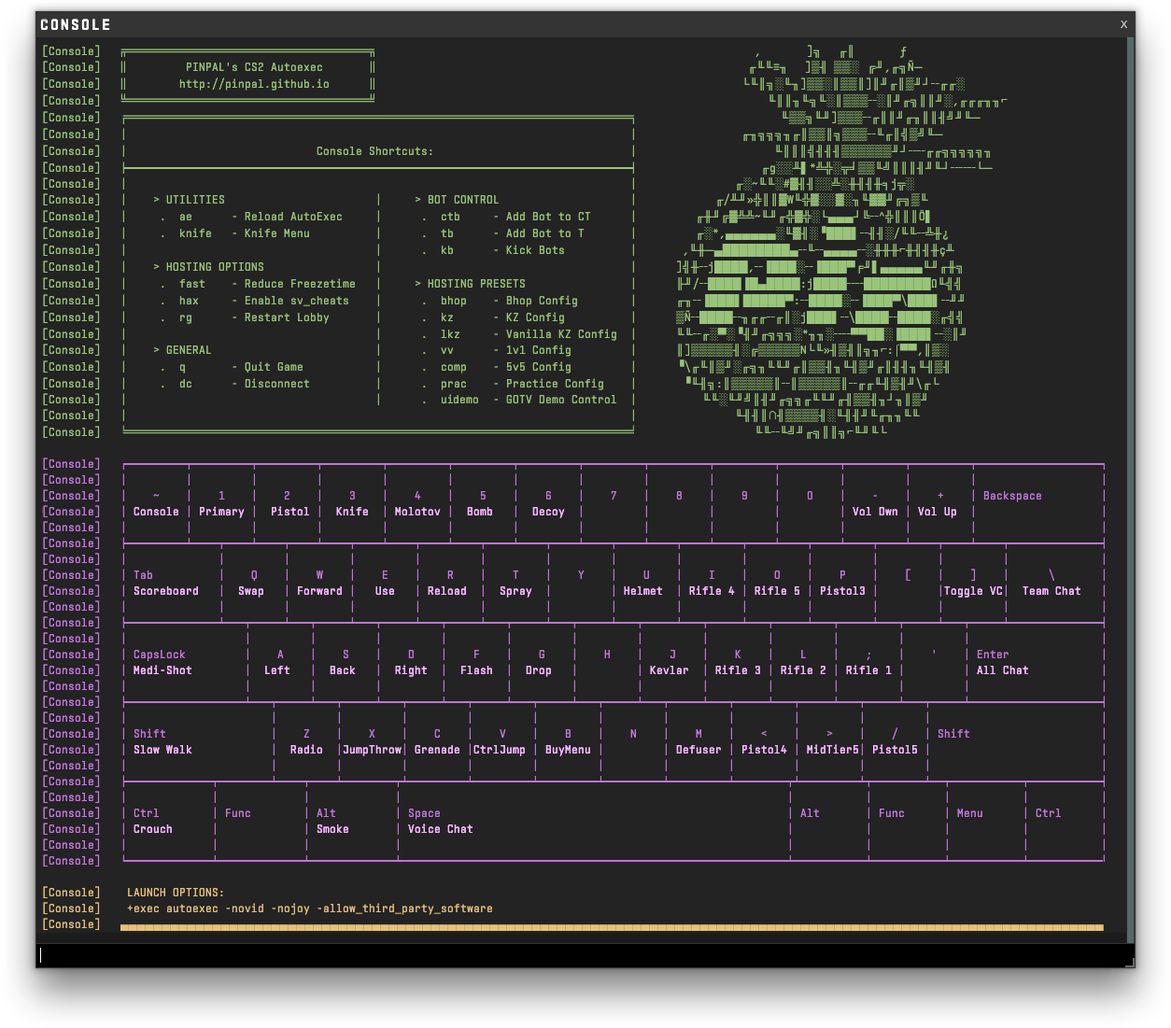
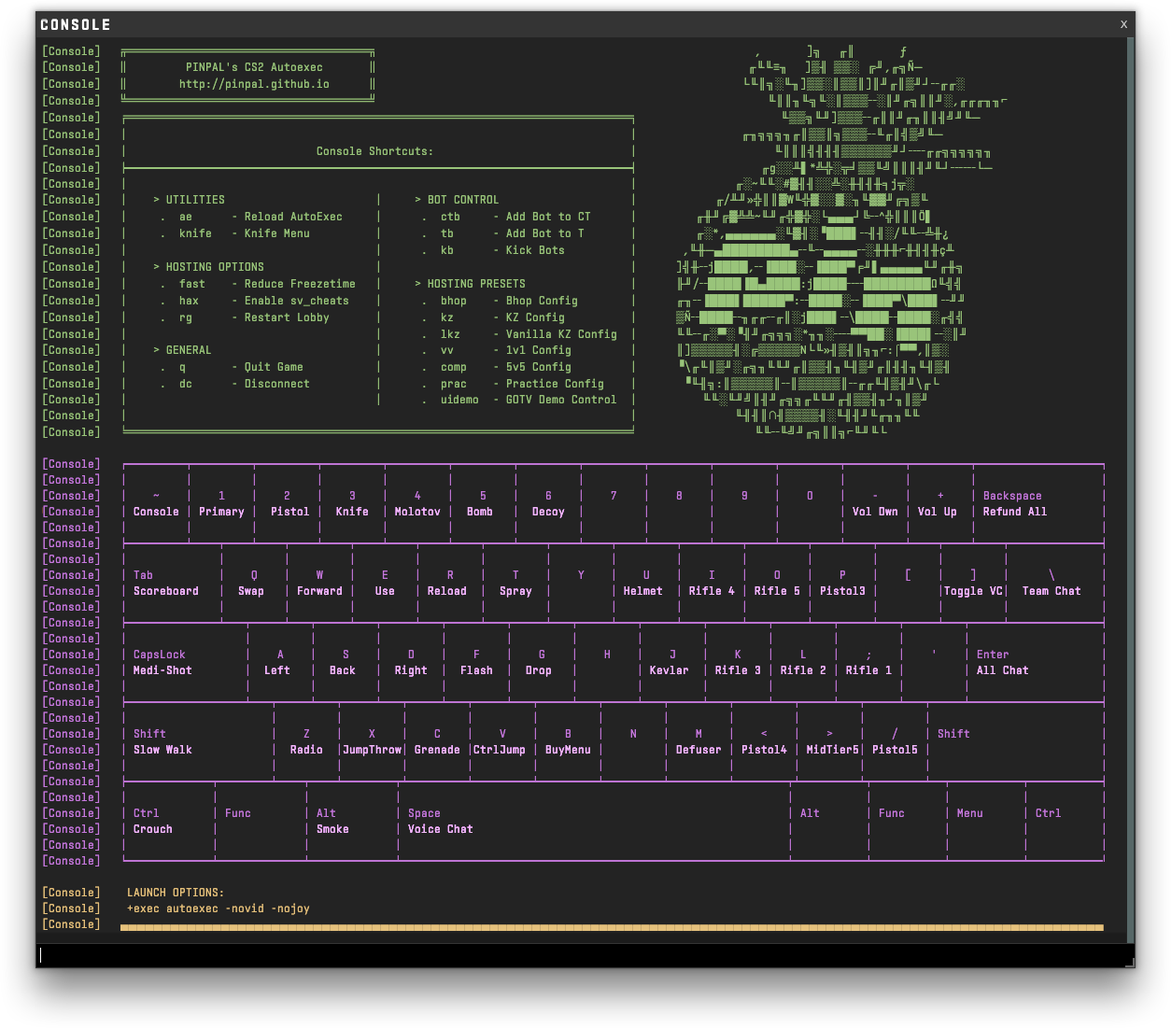
Layers edited between the first and the second 1171x1028 image:
painted on "Console Text" over [317, 506, 1047, 915]
